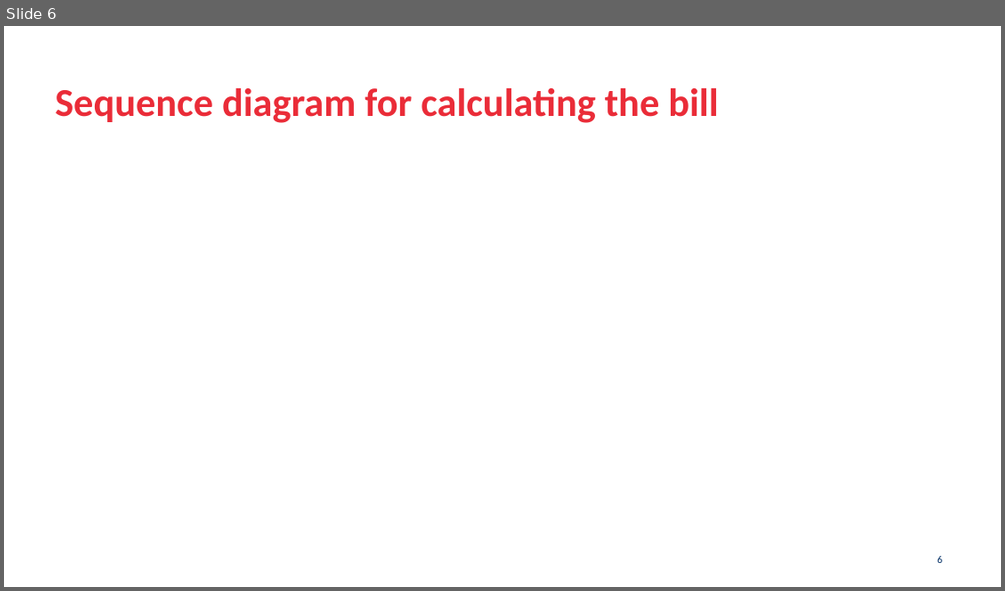
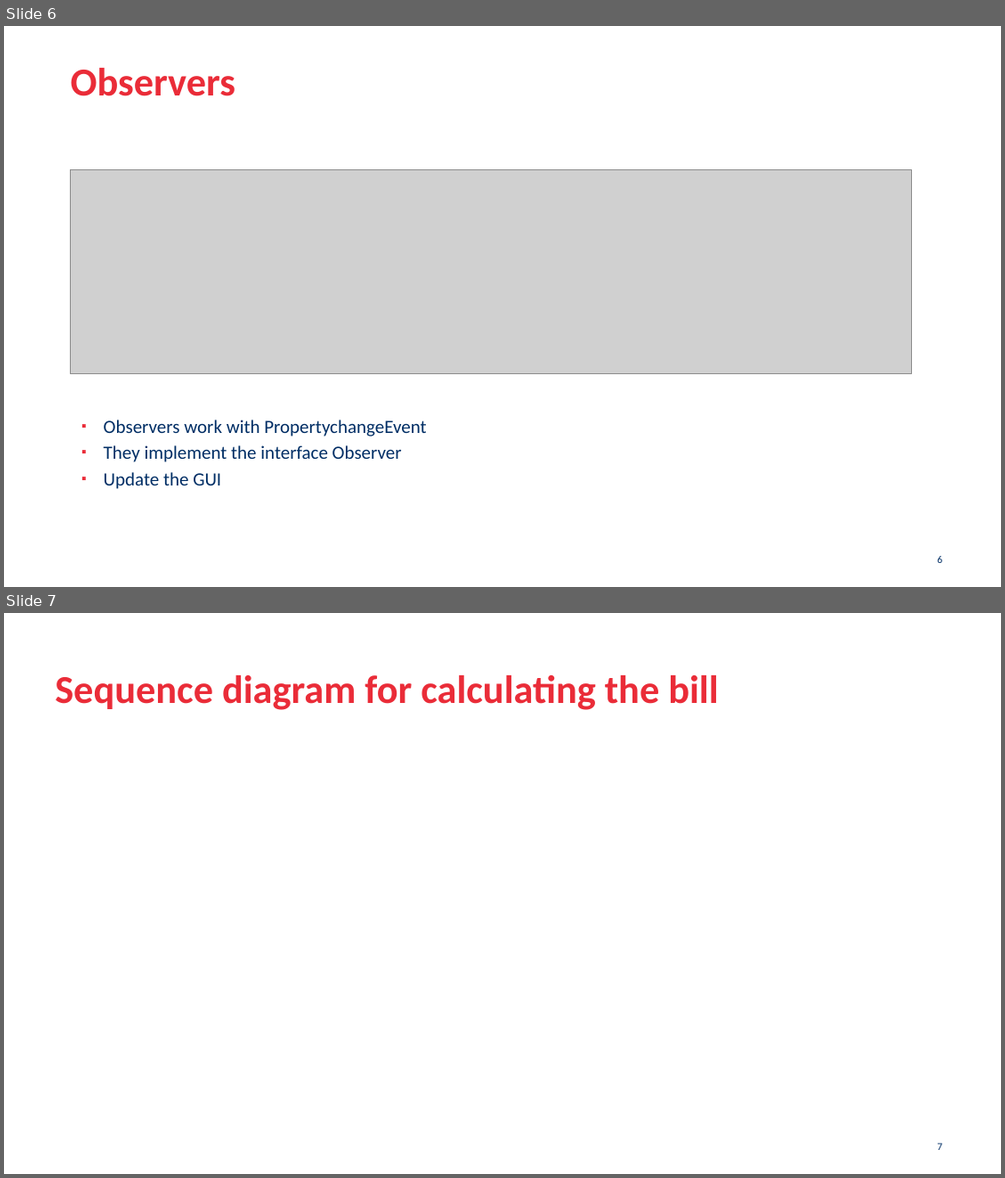
Before and after one commit to Wocco/MoneyTracker, a slide deck: moneytracker_presentation.pptx. Shown one above the other, each under a label of ours: slide 6 before the commit, slides 6 and 7 after it. The pictures are 1005x591 and 1005x1178 pixels, drawn with LibreOffice and Linux fonts; fonts in the diff are those of the drawing; grey boxes stand for pictures; background and template pictures are left out. Boxes give left, top, right and bottom in pixels: in the first picture for what was removed or moved away, otherwise in the second. Text is boxed around its words. In the diff, an @@ line names an element or a change of style, - is before the commit and + after.

```diff
--- a/moneytracker_presentation.pptx
+++ b/moneytracker_presentation.pptx
@@ slide 6 added at (4,26,1001,587), background #FFFFFF @@
@@ title added at (71,68,236,96), 38 pt, text #EA2C38, bold @@
+Observers
@@ picture added at (71,169,911,373) @@
@@ text added at (104,419,426,489), 18 pt, text #002E65 @@
+▪ Observers work with PropertychangeEvent
+▪ They implement the interface Observer
+▪ Update the GUI
@@ page number added at (937,556,942,563), 10 pt, text #002E65 @@
+6
@@ what was slide 6 is now slide 7 @@
@@ page number at (937,1143,942,1150): text changed @@
-6
+7
```
Also in this commit, not shown: 5 slides changed, 1 other slide added.
